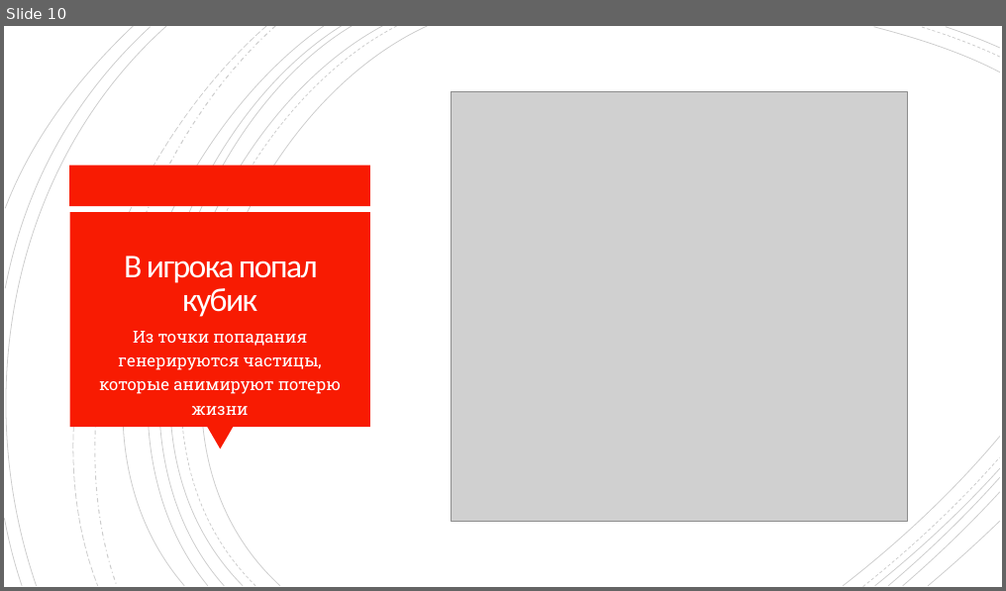
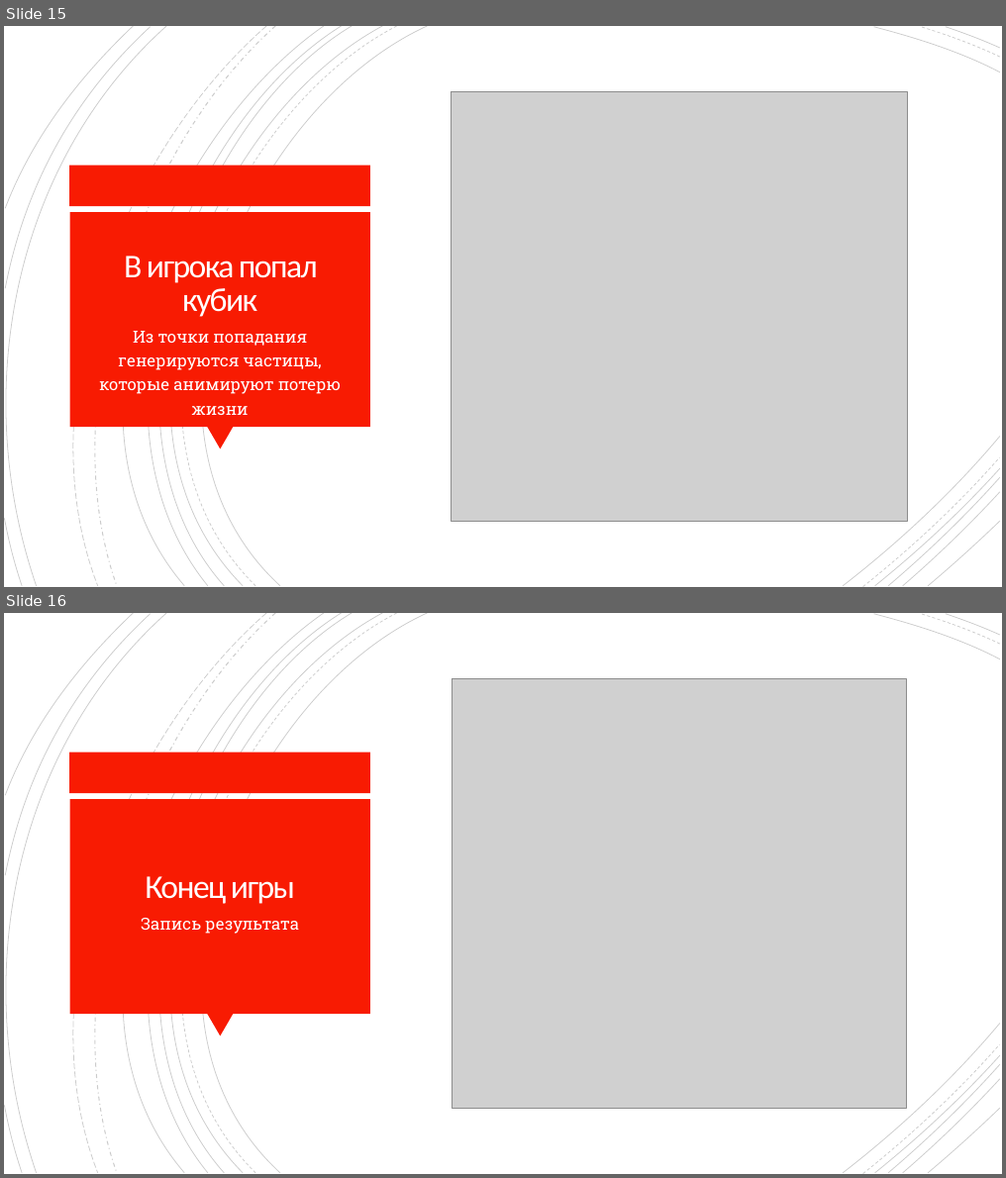
Before and after one commit to Shubarin/pygame-box, a slide deck: Documentation/presentation.pptx. Shown one above the other, each under a label of ours: slide 10 before the commit, slides 15 and 16 after it. The pictures are 1006x591 and 1006x1178 pixels, drawn with LibreOffice and Linux fonts; fonts in the diff are those of the drawing; grey boxes stand for pictures. Boxes give left, top, right and bottom in pixels: in the first picture for what was removed or moved away, otherwise in the second. Text is boxed around its words. In the diff, an @@ line names an element or a change of style, - is before the commit and + after.

```diff
--- a/Documentation/presentation.pptx
+++ b/Documentation/presentation.pptx
@@ slide 16 added at (4, 613, 1002, 1174), background #FFFFFF; not listed: 24 template elements that a slide beside it also shows @@
@@ picture added at (451, 679, 906, 1109) @@
@@ title added at (145, 876, 295, 904), 32 pt, text #FFFEFF @@
+Конец игры
@@ text added at (141, 918, 299, 934), 16 pt, text #FFFEFF @@
+Запись результата
@@ what was slide 10 is now slide 15 @@
```
Also in this commit, not shown: 6 other slides added, 3 other files.
